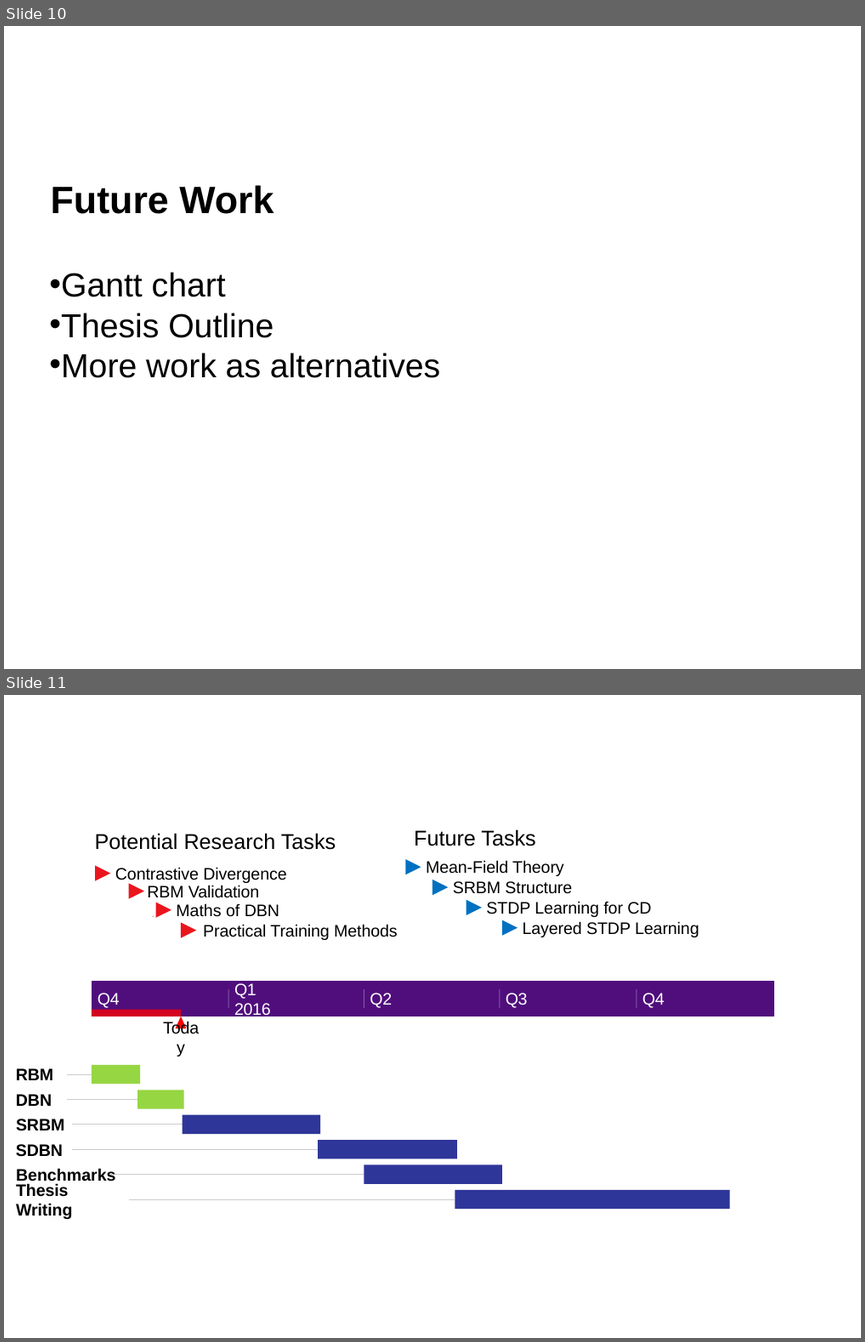
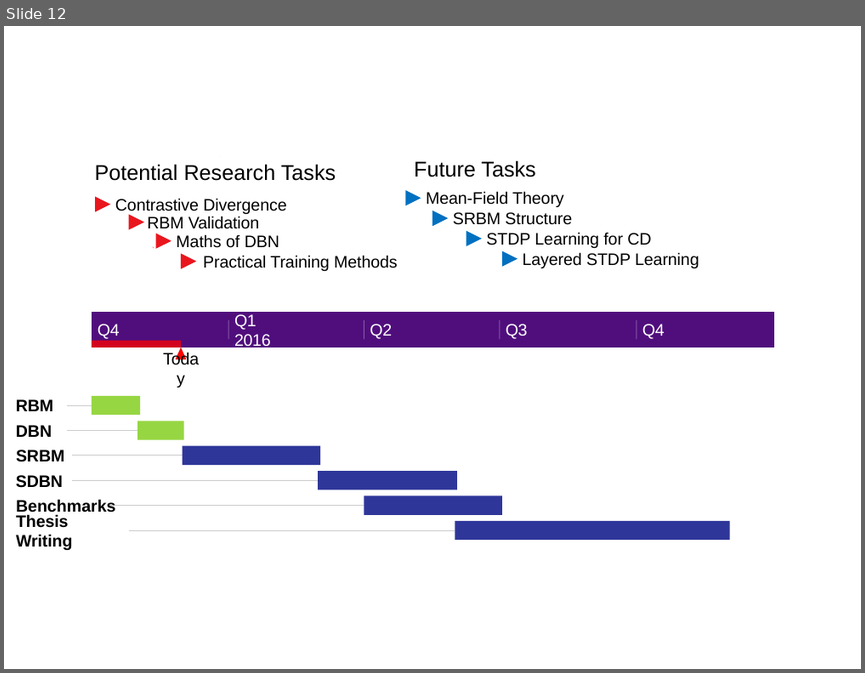
Before and after one commit to qian-liu/2nd_year_short_report, a slide deck: 2nd_year_int.pptx. Shown one above the other, each under a label of ours: slides 10 and 11 before the commit, slide 12 after it. The pictures are 865x1342 and 865x673 pixels, drawn with LibreOffice and Linux fonts; fonts in the diff are those of the drawing; background and template pictures are left out. Boxes give left, top, right and bottom in pixels: in the first picture for what was removed or moved away, otherwise in the second. Text is boxed around its words. In the diff, an @@ line names an element or a change of style, - is before the commit and + after.

```diff
--- a/2nd_year_int.pptx
+++ b/2nd_year_int.pptx
@@ slide 10 removed at box(4, 26, 861, 669), background #FFFFFF @@
@@ text removed at box(51, 185, 273, 214) @@
-Future Work
@@ text removed at box(49, 272, 440, 378) @@
-• Gantt chart
-• Thesis Outline
-• More work as alternatives
@@ what was slide 11 is now slide 12 @@
```
Also in this commit, not shown: 3 slides changed, 8 slides added, 6 other slides removed, 4 other files.
